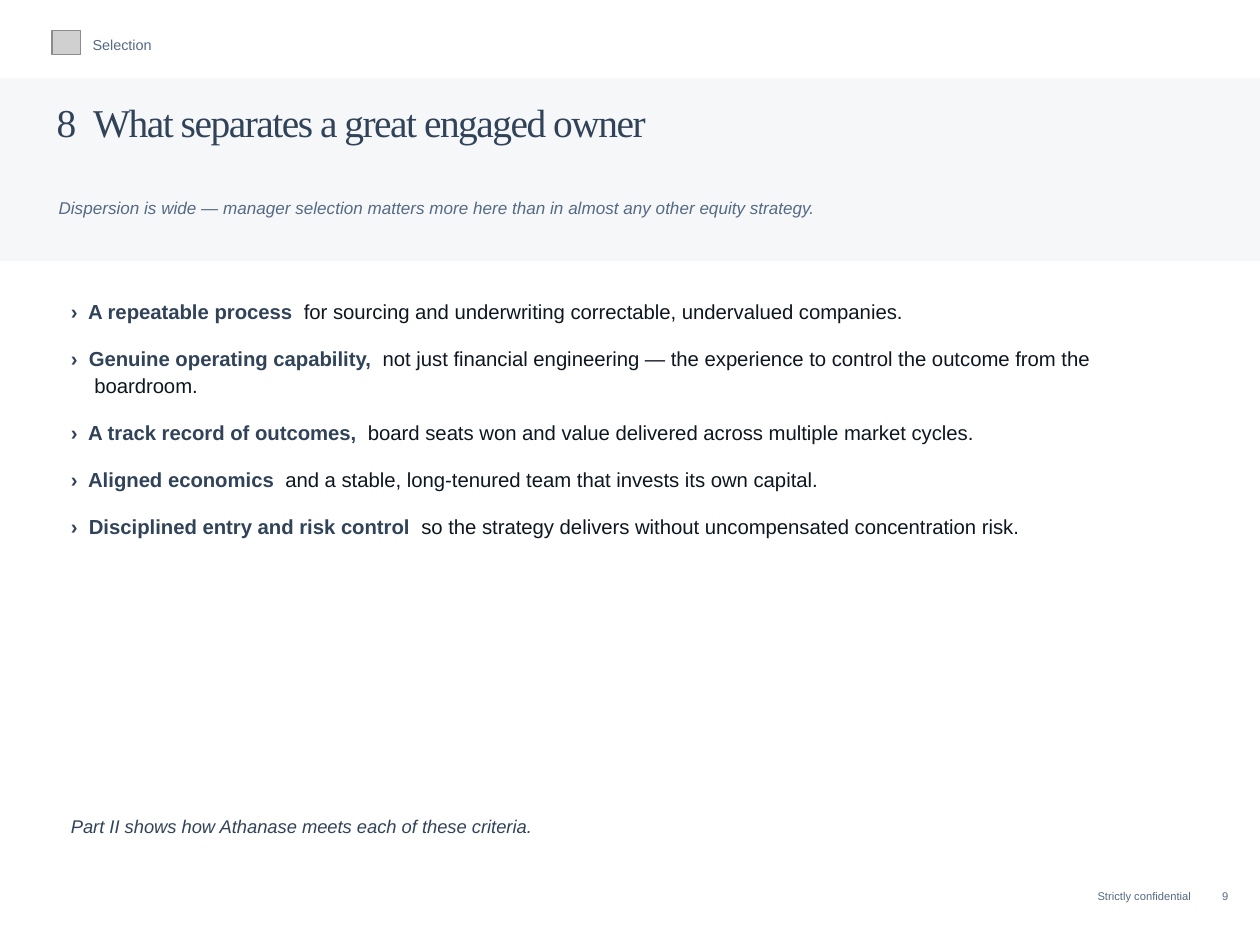
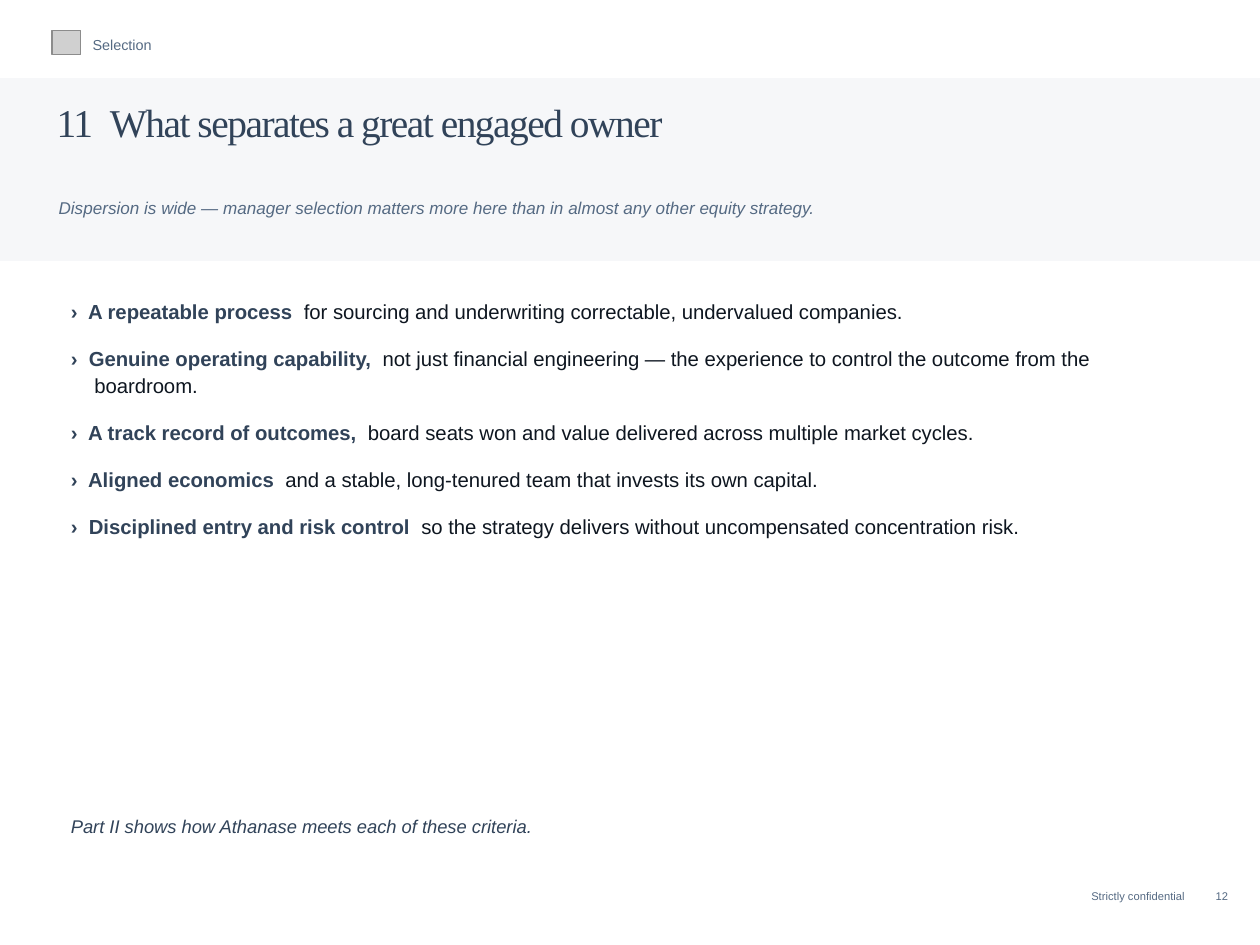
Before and after one commit to charette-lab/Claude, a slide deck: slide 14 of Athanase_Engaged_Ownership_Allocator_Deck.pptx (slide 11 before the commit). Drawn at 1260x945 pixels with LibreOffice and Linux fonts; fonts in the diff are those of the drawing; grey boxes stand for pictures. Boxes give left, top, right and bottom in pixels: in the first picture for what was removed or moved away, otherwise in the second. Text is boxed around its words. In the diff, an @@ line names an element or a change of style, - is before the commit and + after.

```diff
--- a/Athanase_Engaged_Ownership_Allocator_Deck.pptx
+++ b/Athanase_Engaged_Ownership_Allocator_Deck.pptx
@@ text at box(57, 109, 662, 145): text changed @@
-8 What separates a great engaged owner
+11 What separates a great engaged owner
@@ text at box(1091, 892, 1228, 903): text changed @@
-Strictly confidential 9
+Strictly confidential 12
```
Also in this commit, not shown: 58 other slides changed, 3 slides added, 1 other file.
